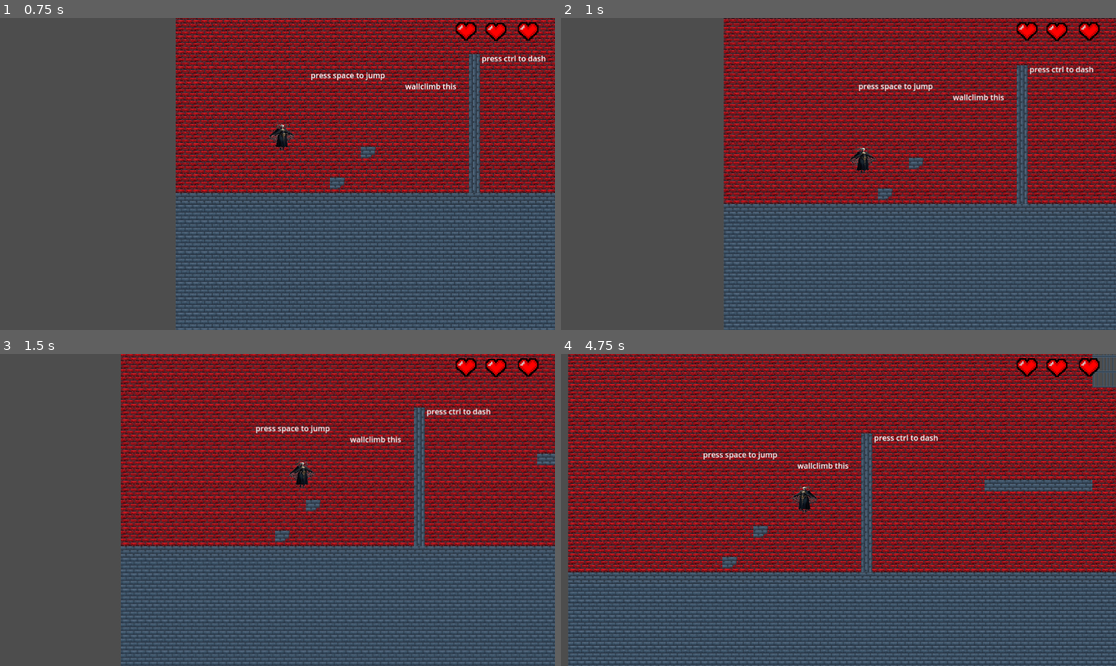
Above: before the commit, frames 1-4 (two rows, left to right).
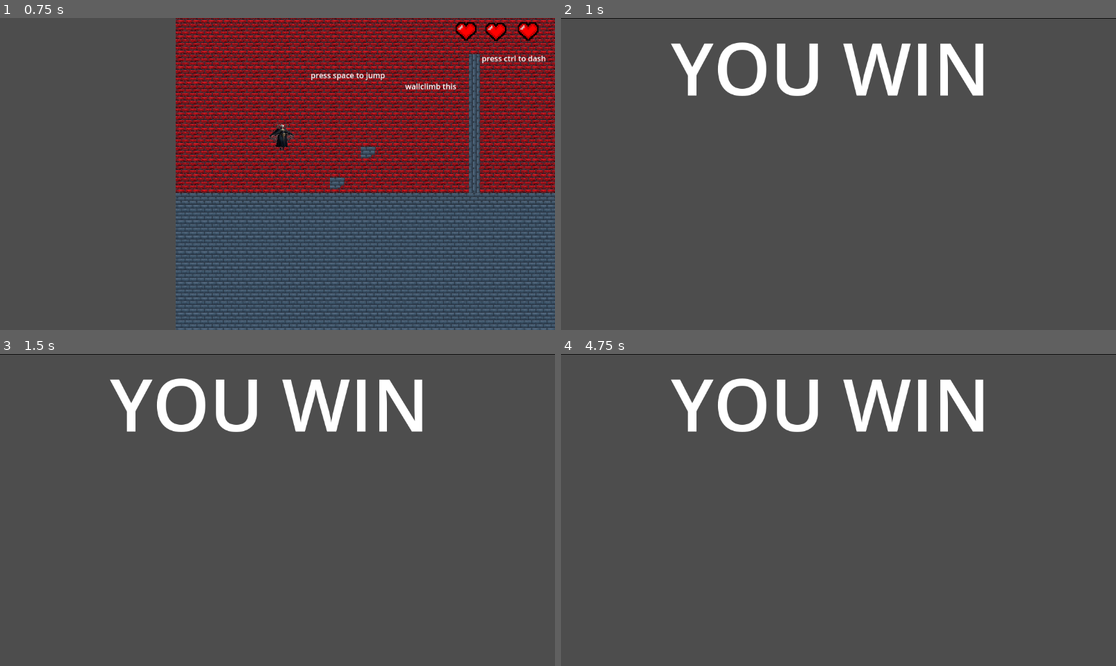
Above: after the commit, the same moments.

Repository: Vizl87/Sacred-run
Game: Godot game, scene res://level.tscn
Two runs of this game, one before a commit and one after it. Both use one fixed random seed, a clock stepped at 60 frames per second and the inputs below.
Inputs (mouse positions are in pixels of both pictures, inside the frame that each line leads up to):
- Up to frame 1 (0.75 s): tap Space (jump) at 0.5 s; move the mouse to (399, 158) at 0.52 s; hold D (right) from 0.53 s (still down); click (399, 158) at 0.6 s
- Up to frame 2 (1 s): keep holding D (right); tap Space (jump) at 0.77 s; right-click (960, 158) at 0.8 s
- Up to frame 3 (1.5 s): keep holding D (right); tap Space (jump) at 1.25 s; move the mouse to (166, 525) at 1.27 s; right-click (166, 525) at 1.35 s
- Up to frame 4 (4.75 s): tap Space (jump) at 1.52, 2, 2.75, 3.02, 3.5, 3.77, 4.25, 4.52 s; click (727, 525) at 1.55 s; move the mouse to (894, 441) at 2.02 s; release D (right) at 2.03 s; hold A (left) 2.03-2.78 s; tap Ctrl (dash) at 2.1 s; right-click (894, 441) at 2.3 s; move the mouse to (810, 572) at 2.77 s; hold D (right) 2.78-4.28 s; click (810, 572) at 2.85 s; move the mouse to (1005, 556) at 3.52 s; right-click (1005, 556) at 3.6 s; tap Escape (ui pois) at 4.15 s; move the mouse to (672, 463) at 4.27 s; hold A (left) from 4.28 s (still down); tap Shift (run) at 4.35 s; click (672, 463) at 4.55 s

Frame 1 is identical in both runs. In frame 2, 65% of the frame differs, in the area x 0-100%, y 0-100%; in frame 3, 70%; in frame 4, 92%.

Commit message:
voitto

Diff:
--- a/UI.tscn
+++ b/UI.tscn
@@ -152,7 +152,7 @@
 
 [node name="Button2" type="Button" parent="ne/VBoxContainer"]
 layout_mode = 2
-text = "controls"
+text = "retry"
 
 [node name="Button3" type="Button" parent="ne/VBoxContainer"]
 layout_mode = 2
--- /dev/null
+++ b/WIN/win.gd
@@ -0,0 +1,3 @@
+extends Control
+
+@export var win: NinePatchRect
--- /dev/null
+++ b/WIN/win.tscn
@@ -0,0 +1,16 @@
+[gd_scene load_steps=2 format=3 uid="uid://cawmoyo7wjyne"]
+
+[sub_resource type="StyleBoxLine" id="StyleBoxLine_odf4c"]
+
+[node name="NinePatchRect" type="NinePatchRect"]
+offset_right = 1148.0
+offset_bottom = 651.0
+
+[node name="Label" type="Label" parent="."]
+layout_mode = 0
+offset_right = 1158.0
+offset_bottom = 645.0
+theme_override_font_sizes/font_size = 150
+theme_override_styles/normal = SubResource("StyleBoxLine_odf4c")
+text = "YOU WIN "
+horizontal_alignment = 1
--- a/ansat.gd
+++ b/ansat.gd
@@ -7,5 +7,3 @@
 
 
 # Called every frame. 'delta' is the elapsed time since the previous frame.
-func _process(delta: float) -> void:
-	pass
--- a/cassandracontroller.gd
+++ b/cassandracontroller.gd
@@ -40,6 +40,8 @@
 var timer_active = false
 
 
+
+
 func _physics_process(delta: float) -> void:
 
 	health_anim._on_health_changed()
@@ -121,7 +123,7 @@
 
 	if emp_timer >= 0:
 		emp_timer -= delta
-		print(emp_timer)
+
 
 	if Input.is_action_just_pressed("emp") and emp_timer <= 0:
 		gamemanager.ansat1.set_process_mode(PROCESS_MODE_DISABLED)
@@ -131,7 +133,7 @@
 		await get_tree().create_timer(7.0).timeout
 		gamemanager.ansat1.set_process_mode(PROCESS_MODE_INHERIT)
 		gamemanager.ansat1.visible = true
-		print(timer)
+
 
 
 		emp_timer = 7
@@ -190,3 +192,14 @@
 	die()
 	print("damm you have gotten FAT")
 	currenthealth = maxhealth
+
+
+
+
+
+
+
+
+
+func _on_area_2d_body_entered(body: Node2D) -> void:
+	get_tree().change_scene_to_file("res://WIN/win.tscn")
--- a/level.tscn
+++ b/level.tscn
@@ -195,6 +195,9 @@
 sources/0 = SubResource("TileSetAtlasSource_lpxjx")
 sources/1 = SubResource("TileSetAtlasSource_ylgvk")
 
+[sub_resource type="RectangleShape2D" id="RectangleShape2D_d2n38"]
+size = Vector2(20, 95)
+
 [node name="main" type="Node2D"]
 script = ExtResource("1_cqrf5")
 metadata/_edit_vertical_guides_ = [151.0]
@@ -744,9 +747,16 @@
 tile_map_data = PackedByteArray("AACq/wEAAAADAAIAAACq/wIAAAADAAIAAACq/wMAAAADAAIAAACq/wQAAAADAAIAAACq/wUAAAADAAIAAACq/w …(152288 unchanged characters)…
 tile_set = SubResource("TileSet_14kvb")
 
+[node name="Area2D" type="Area2D" parent="."]
+
+[node name="CollisionShape2D" type="CollisionShape2D" parent="Area2D"]
+position = Vector2(-2471, -16.5)
+shape = SubResource("RectangleShape2D_d2n38")
+
 [connection signal="body_entered" from="Piiloansa" to="." method="_on_spike_body_entered"]
 [connection signal="body_entered" from="Piiloansa" to="cassandra" method="_on__spike_area__body_entered"]
 [connection signal="body_entered" from="kuolema" to="cassandra" method="_on_kuolema_body_entered"]
+[connection signal="body_entered" from="Area2D" to="cassandra" method="_on_area_2d_body_entered"]
 
 [editable path="cassandra"]
 [editable path="ansat/Spike"]
--- a/project.godot
+++ b/project.godot
@@ -71,3 +71,8 @@
 "events": [Object(InputEventKey,"resource_local_to_scene":false,"resource_name":"","device":-1,"window_id":0,"alt_press …(195 unchanged characters)…
 ]
 }
+winn={
+"deadzone": 0.5,
+"events": [Object(InputEventKey,"resource_local_to_scene":false,"resource_name":"","device":-1,"window_id":0,"alt_pressed":false,"shift_pressed":false,"ctrl_pressed":false,"meta_pressed":false,"pressed":false,"keycode":0,"physical_keycode":80,"key_label":0,"unicode":112,"location":0,"echo":false,"script":null)
+]
+}
--- a/scripts/gamemanager.gd
+++ b/scripts/gamemanager.gd
@@ -8,5 +8,5 @@
 
 
 # Called every frame. 'delta' is the elapsed time since the previous frame.
-func _process(delta: float) -> void:
+func _process(_delta: float) -> void:
 	pass
--- a/scripts/heart_controller.gd
+++ b/scripts/heart_controller.gd
@@ -14,8 +14,6 @@
 	h3.connect("animation_finished", Callable(self, "_on_AnimatedSprite_animation_finished"))
 
 
-func _process(delta: float) -> void:
-	pass
 
 func _on_health_changed():
 
@@ -31,13 +29,13 @@
 		h3.play("hearts")
 
 
-		h3.hide()
+		h1.hide()
 	if player.currenthealth == 1 && !animation_finished:
 		h1.play("hearts")
 		h3.play("hearts")
 
 		h2.hide()
-		h3.hide()
+
 
 func _on_AnimatedSprite_animation_finished():
 	h1.stop()
--- a/spike.gd
+++ b/spike.gd
@@ -9,7 +9,7 @@
 @onready var dumdum = $dumdum
 
 
-signal ansa_laukaistu(damage: int)
+
 
 func _ready() -> void:
 	ansa.connect("animation_finished", Callable(self, "_on_AnimatedSprite_animation_finished"))
--- a/sprites/bone.gd
+++ b/sprites/bone.gd
@@ -9,7 +9,7 @@
 
 
 # Signal to notify when this collectible is picked up
-signal collected
+
 #func _ready():
 
 	# Connect to the body_entered signal to detect when the player collides with this collectible
--- a/sprites/win.gd
+++ /dev/null
@@ -1,11 +0,0 @@
-extends Control
-
-
-# Called when the node enters the scene tree for the first time.
-func _ready() -> void:
-	pass # Replace with function body.
-
-
-# Called every frame. 'delta' is the elapsed time since the previous frame.
-func _process(delta: float) -> void:
-	pass
--- a/sprites/win.tscn
+++ /dev/null
@@ -1,28 +0,0 @@
-[gd_scene load_steps=2 format=3 uid="uid://cawmoyo7wjyne"]
-
-[ext_resource type="Script" path="res://sprites/win.gd" id="1_ka2id"]
-
-[node name="Control" type="Control"]
-layout_mode = 3
-anchors_preset = 8
-anchor_left = 0.5
-anchor_top = 0.5
-anchor_right = 0.5
-anchor_bottom = 0.5
-grow_horizontal = 2
-grow_vertical = 2
-script = ExtResource("1_ka2id")
-
-[node name="NinePatchRect" type="NinePatchRect" parent="."]
-layout_mode = 1
-anchors_preset = 8
-anchor_left = 0.5
-anchor_top = 0.5
-anchor_right = 0.5
-anchor_bottom = 0.5
-offset_left = -20.0
-offset_top = -20.0
-offset_right = 20.0
-offset_bottom = 20.0
-grow_horizontal = 2
-grow_vertical = 2
--- a/ui.gd
+++ b/ui.gd
@@ -6,20 +6,24 @@
 
 
 enum  STATE {ne}
-var ui_state = STATE
+var ui_state = STATE.ne
 
 
 
 
 func _input(event):
 	if event.is_action_pressed("ui pois") and not Animation_player.is_playing():
+
+
+
 		match ui_state:
 			STATE.ne:
 				if ne.visible == true:
 					Animation_player.play("ui_pois")
-					get_tree().paused = false
+
 				else:
 					Animation_player.play("ui.näkyy")
+
 
 
 
@@ -38,7 +42,7 @@
 
 
 func _on_button_2_pressed() -> void:
-	print("pussy") # Replace with function body.
+	get_tree().reload_current_scene()
 
 
 func _on_button_3_pressed() -> void:
Not shown: 1 places in level.tscn that only renumber resources
